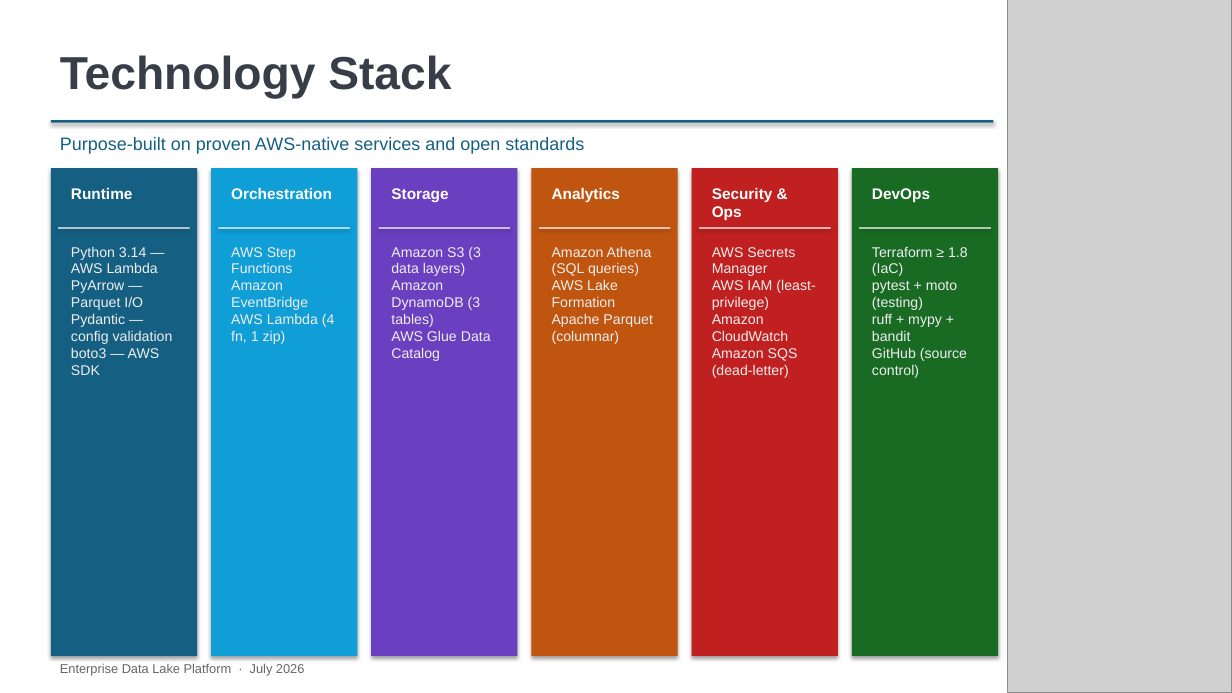
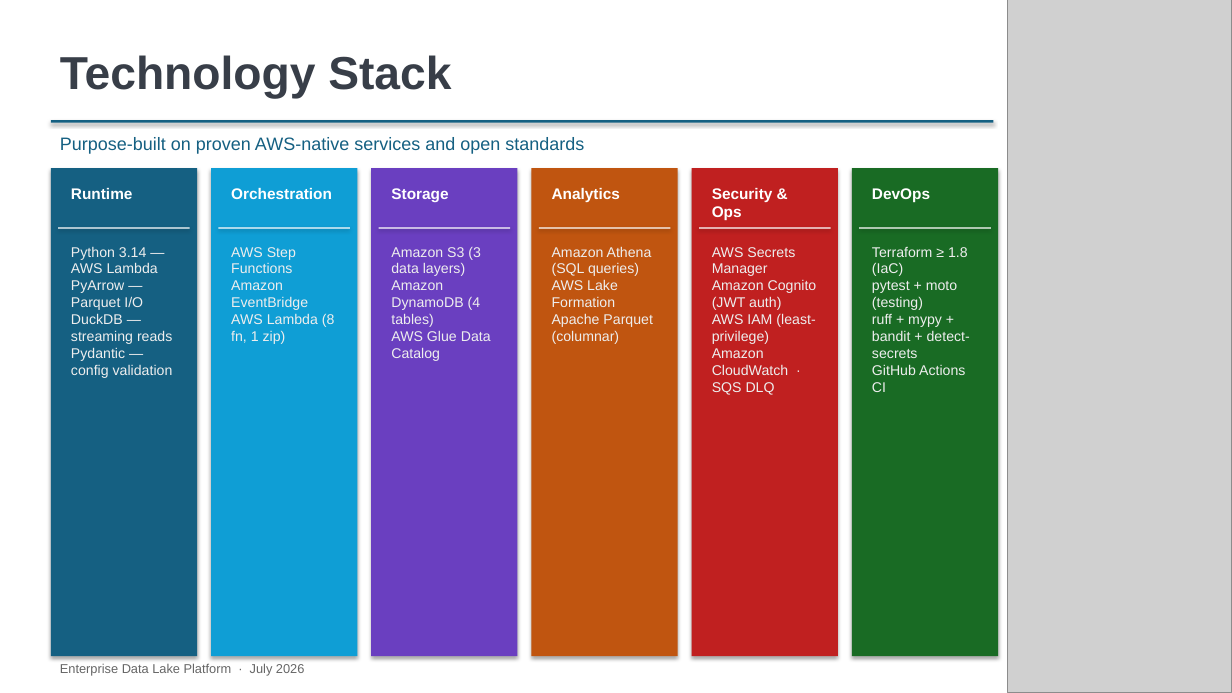
Before and after one commit to deepnarayan-sierradev/DataLake, a slide deck: slide 17 of Enterprise_Data_Lake_Platform_v2.pptx (slide 15 before the commit). Drawn at 1232x693 pixels with LibreOffice and Linux fonts; fonts in the diff are those of the drawing; grey boxes stand for pictures. Boxes give left, top, right and bottom in pixels: in the first picture for what was removed or moved away, otherwise in the second. Text is boxed around its words. In the diff, an @@ line names an element or a change of style, - is before the commit and + after.

```diff
--- a/Enterprise_Data_Lake_Platform_v2.pptx
+++ b/Enterprise_Data_Lake_Platform_v2.pptx
@@ text at <box>71,247,173,378</box>: text changed @@
-Python 3.14 — AWS Lambda
-PyArrow — Parquet I/O
-Pydantic — config validation
-boto3 — AWS SDK
+Python 3.14 — AWS Lambda
+PyArrow — Parquet I/O
+DuckDB — streaming reads
+Pydantic — config validation
@@ text at <box>231,247,335,344</box>: text changed @@
-AWS Step Functions
-Amazon EventBridge
-AWS Lambda (4 fn, 1 zip)
+AWS Step Functions
+Amazon EventBridge
+AWS Lambda (8 fn, 1 zip)
@@ text at <box>391,247,491,361</box>: text changed @@
-Amazon S3 (3 data layers)
-Amazon DynamoDB (3 tables)
-AWS Glue Data Catalog
+Amazon S3 (3 data layers)
+Amazon DynamoDB (4 tables)
+AWS Glue Data Catalog
@@ text at <box>712,247,817,395</box>: text changed @@
-AWS Secrets Manager
-AWS IAM (least-privilege)
-Amazon CloudWatch
-Amazon SQS (dead-letter)
+AWS Secrets Manager
+Amazon Cognito (JWT auth)
+AWS IAM (least-privilege)
+Amazon CloudWatch · SQS DLQ
@@ text at <box>872,247,970,392</box>: text changed @@
-Terraform ≥ 1.8 (IaC)
-pytest + moto (testing)
-ruff + mypy + bandit
-GitHub (source control)
+Terraform ≥ 1.8 (IaC)
+pytest + moto (testing)
+ruff + mypy + bandit + detect-secrets
+GitHub Actions CI
```
Also in this commit, not shown: 15 other slides changed, 2 slides added, 58 other files.
